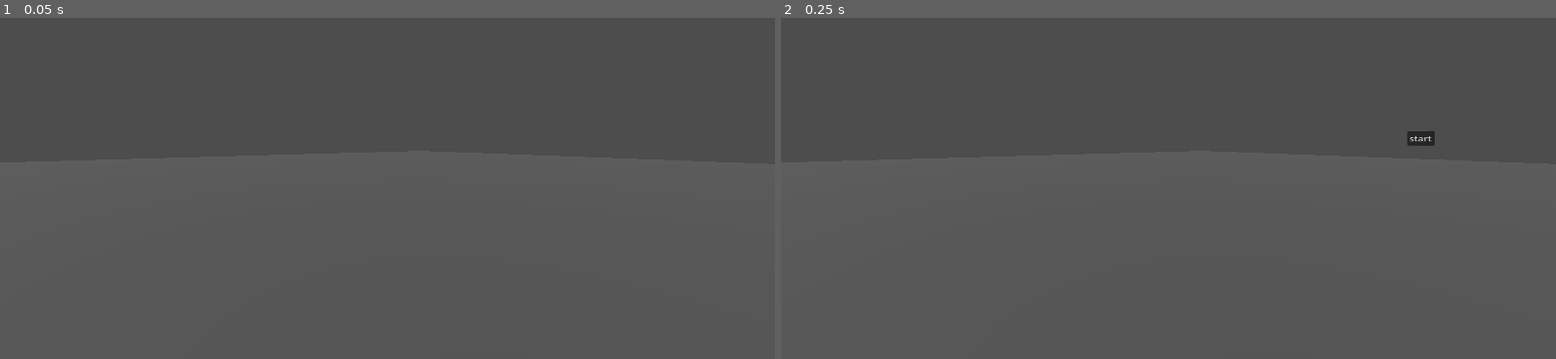
Above: before the commit, frames 1-2 (left to right).
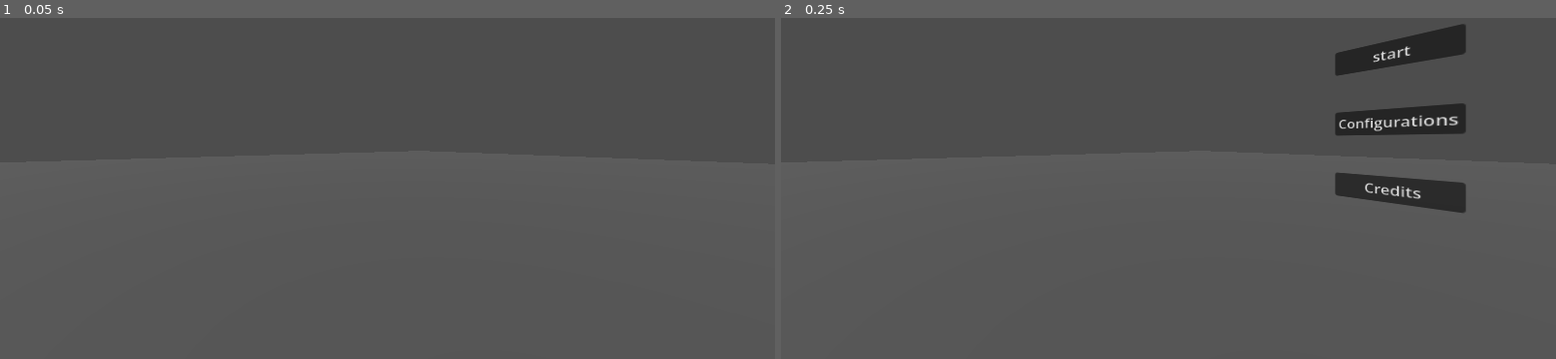
Above: after the commit, the same moments.

Repository: luankaike-code/jh_conclusao_dev
Game: Godot game, scene res://scenes/worlds/menu/menu.tscn
The game is run twice, just before and just after one commit, with the same random seed, the same clock (stepped at 60 frames per second) and the same inputs.
Inputs:
- Up to frame 1 (0.05 s): no input
- Up to frame 2 (0.25 s): no input

Frame 1 is identical in both runs. In frame 2, 3.8% of the frame differs, in the area x 71-89%, y 1-58%.

Commit message:
Refactory code to use Panel3D how a class to inherit

Diff:
--- a/code-tcc-jh/scenes/guis/menu/menu_gui.tscn
+++ b/code-tcc-jh/scenes/guis/menu/menu_gui.tscn
@@ -1,6 +1,6 @@
 [gd_scene format=3 uid="uid://2hpj1477ys5w"]
 
-[node name="Control" type="Control" unique_id=425219255]
+[node name="MenuGui" type="Control" unique_id=425219255]
 layout_mode = 3
 anchors_preset = 15
 anchor_right = 1.0
@@ -8,7 +8,7 @@
 grow_horizontal = 2
 grow_vertical = 2
 
-[node name="Button" type="Button" parent="." unique_id=617851868]
+[node name="VBoxContainer" type="VBoxContainer" parent="." unique_id=1629228639]
 layout_mode = 1
 anchors_preset = 8
 anchor_left = 0.5
@@ -16,9 +16,21 @@
 anchor_right = 0.5
 anchor_bottom = 0.5
 offset_left = -22.5
-offset_top = -15.5
+offset_top = -50.5
 offset_right = 22.5
-offset_bottom = 15.5
+offset_bottom = 50.5
 grow_horizontal = 2
 grow_vertical = 2
+theme_override_constants/separation = 50
+
+[node name="Button" type="Button" parent="VBoxContainer" unique_id=617851868]
+layout_mode = 2
 text = "start"
+
+[node name="Button2" type="Button" parent="VBoxContainer" unique_id=993077051]
+layout_mode = 2
+text = "Configurations"
+
+[node name="Button3" type="Button" parent="VBoxContainer" unique_id=1955229757]
+layout_mode = 2
+text = "Credits"
--- a/code-tcc-jh/scenes/panel/panel_3D.gd
+++ b/code-tcc-jh/scenes/panel_3D/panel_3D.gd
@@ -11,11 +11,6 @@
 	set(new):
 		mesh_size = new
 		_update_mesh_size()
-
-@export var default_viewport_child: PackedScene :
-	set(new):
-		default_viewport_child = new
-		set_viewport_content(new)
 
 var is_mouse_inside: bool
 var last_event_pos_2d: Vector2
@@ -34,9 +29,6 @@
 
 	_update_viewport_size()
 	_update_mesh_size()
-
-	if default_viewport_child:
-		set_viewport_content(default_viewport_child)
 
 func _update_viewport_size():
 	if viewport:
--- a/code-tcc-jh/scenes/panel/panel_3D.tscn
+++ b/code-tcc-jh/scenes/panel_3D/panel_3D.tscn
@@ -1,9 +1,8 @@
 [gd_scene format=3 uid="uid://ip2cxqd7m45r"]
 
-[ext_resource type="Script" uid="uid://blt7peolrj03a" path="res://scenes/panel/panel_3D.gd" id="1_4mtw1"]
+[ext_resource type="Script" uid="uid://blt7peolrj03a" path="res://scenes/panel_3D/panel_3D.gd" id="1_4mtw1"]
 
 [sub_resource type="QuadMesh" id="QuadMesh_0bfxb"]
-size = Vector2(2, 2)
 
 [sub_resource type="ViewportTexture" id="ViewportTexture_4mtw1"]
 viewport_path = NodePath("SubViewport")
@@ -15,7 +14,7 @@
 albedo_texture = SubResource("ViewportTexture_4mtw1")
 
 [sub_resource type="BoxShape3D" id="BoxShape3D_8xnly"]
-size = Vector3(2, 2, 0.01)
+size = Vector3(1, 1, 0.01)
 
 [node name="Panel3D" type="Node3D" unique_id=1740493187]
 script = ExtResource("1_4mtw1")
--- /dev/null
+++ b/code-tcc-jh/scenes/worlds/menu/main_menu_panel_3D/main_menu_panel_3d.gd
@@ -0,0 +1,3 @@
+@tool
+extends Panel3D
+class_name MainMenuPanel3D
--- /dev/null
+++ b/code-tcc-jh/scenes/worlds/menu/main_menu_panel_3D/main_menu_panel_3d.tscn
@@ -0,0 +1,22 @@
+[gd_scene format=3 uid="uid://dye3lcbir7jnj"]
+
+[ext_resource type="PackedScene" uid="uid://ip2cxqd7m45r" path="res://scenes/panel_3D/panel_3D.tscn" id="1_x3vf3"]
+[ext_resource type="Script" uid="uid://dcst2is14wd6" path="res://scenes/worlds/menu/main_menu_panel_3D/main_menu_panel_3d.gd" id="2_6ap2k"]
+[ext_resource type="PackedScene" uid="uid://2hpj1477ys5w" path="res://scenes/guis/menu/menu_gui.tscn" id="3_5ehjw"]
+
+[sub_resource type="ViewportTexture" id="ViewportTexture_511iv"]
+viewport_path = NodePath("SubViewport")
+
+[sub_resource type="StandardMaterial3D" id="StandardMaterial3D_w7nlp"]
+resource_local_to_scene = true
+transparency = 1
+shading_mode = 0
+albedo_texture = SubResource("ViewportTexture_511iv")
+
+[node name="main_menu_panel_3D" unique_id=1740493187 instance=ExtResource("1_x3vf3")]
+script = ExtResource("2_6ap2k")
+
+[node name="MenuGui" parent="SubViewport" parent_id_path=PackedInt32Array(55702973) index="0" unique_id=425219255 instance=ExtResource("3_5ehjw")]
+
+[node name="MeshInstance3D" parent="." index="1" unique_id=666521323]
+surface_material_override/0 = SubResource("StandardMaterial3D_w7nlp")
--- a/code-tcc-jh/scenes/worlds/menu/menu.tscn
+++ b/code-tcc-jh/scenes/worlds/menu/menu.tscn
@@ -1,7 +1,6 @@
 [gd_scene format=3 uid="uid://qicd1wjtuu73"]
 
-[ext_resource type="PackedScene" uid="uid://ip2cxqd7m45r" path="res://scenes/panel/panel_3D.tscn" id="1_uf6hp"]
-[ext_resource type="PackedScene" uid="uid://2hpj1477ys5w" path="res://scenes/guis/menu/menu_gui.tscn" id="2_xs0qu"]
+[ext_resource type="PackedScene" uid="uid://dye3lcbir7jnj" path="res://scenes/worlds/menu/main_menu_panel_3D/main_menu_panel_3d.tscn" id="1_uf6hp"]
 
 [node name="Menu" type="Node3D" unique_id=2143209686]
 
@@ -12,11 +11,8 @@
 [node name="Camera3D" type="Camera3D" parent="." unique_id=1763192113]
 transform = Transform3D(0.6100207, 0, 0.79238546, 0, 1, 0, -0.79238546, 0, 0.6100207, 0.30085778, 1.8868942, -0.4668607)
 
-[node name="Panel3D" parent="." unique_id=1740493187 instance=ExtResource("1_uf6hp")]
-transform = Transform3D(1, 0, 0, 0, 1, 0, 0, 0, 1, 0, 1.9010274, -2.038383)
-viewport_size = Vector2(1024, 1024)
-mesh_size = Vector2(2, 2)
-default_viewport_child = ExtResource("2_xs0qu")
-
 [node name="DirectionalLight3D" type="DirectionalLight3D" parent="." unique_id=581082533]
 transform = Transform3D(1, 0, 0, 0, 0.9487603, 0.3159968, 0, -0.3159968, 0.9487603, 0, 1.9093556, 0)
+
+[node name="main_menu_panel_3D" parent="." unique_id=1740493187 instance=ExtResource("1_uf6hp")]
+transform = Transform3D(1, 0, 0, 0, 1, 0, 0, 0, 1, 0.09359664, 1.9337369, -1.2761633)
Renamed: code-tcc-jh/scenes/panel/panel_3D.gd.uid -> code-tcc-jh/scenes/panel_3D/panel_3D.gd.uid
Not shown, added: code-tcc-jh/scenes/worlds/menu/main_menu_panel_3D/main_menu_panel_3d.gd.uid
